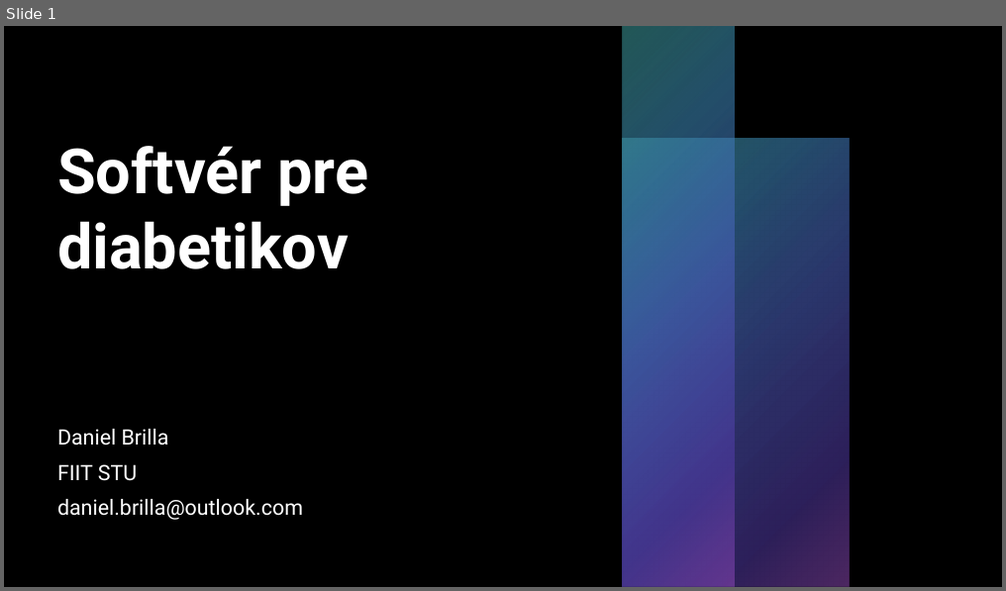
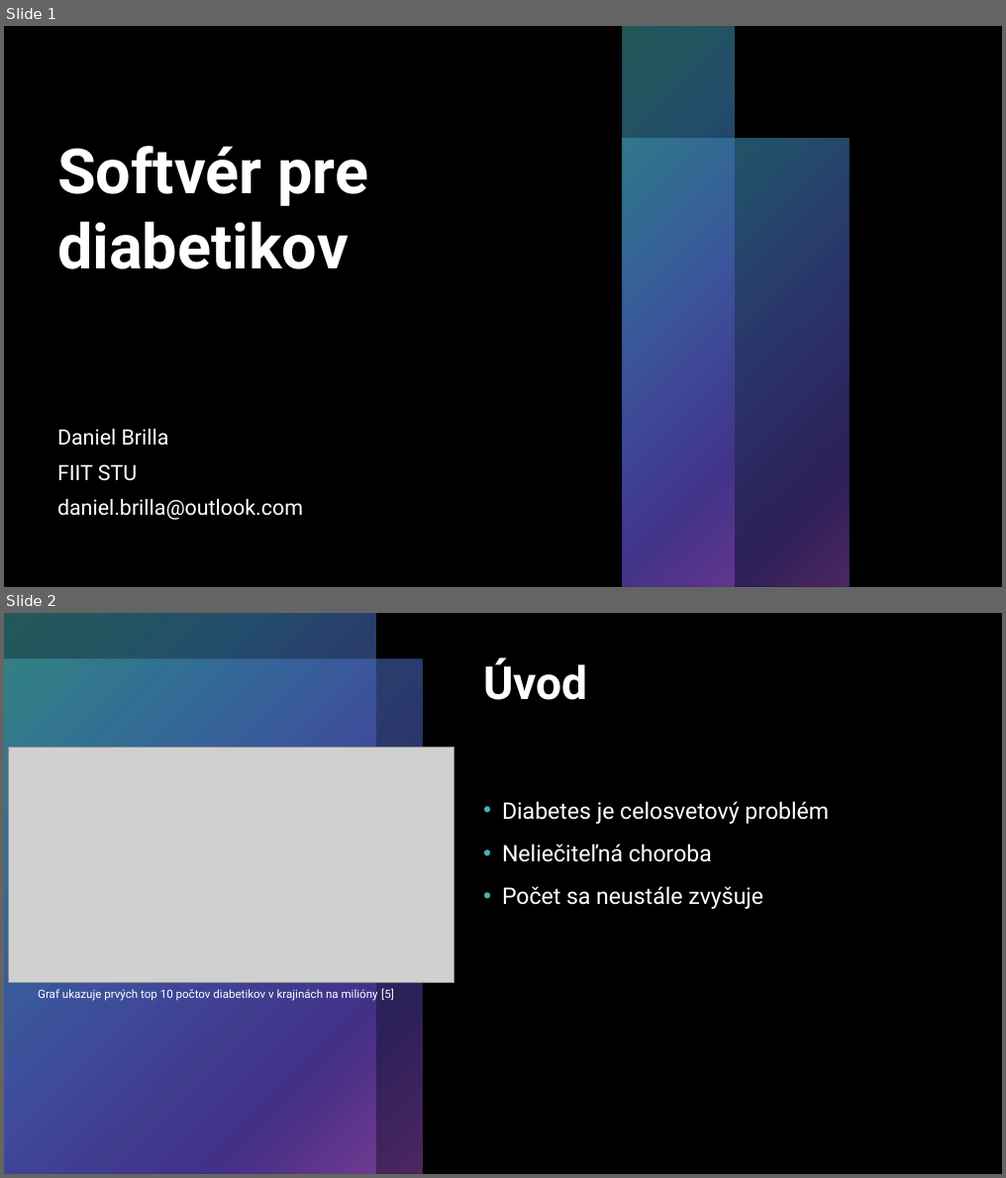
Before and after one commit to dB-Digital-Fox/MIP-clanok, a slide deck: prezentacia/Softvér pre diabetikov.pptx. Shown one above the other, each under a label of ours: slide 1 before the commit, slides 1 and 2 after it. The pictures are 1006x591 and 1006x1178 pixels, drawn with LibreOffice and Linux fonts; fonts in the diff are those of the drawing; grey boxes stand for pictures; background and template pictures are left out. Boxes give left, top, right and bottom in pixels: in the first picture for what was removed or moved away, otherwise in the second. Text is boxed around its words. In the diff, an @@ line names an element or a change of style, - is before the commit and + after.

```diff
--- a/prezentacia/Softvér pre diabetikov.pptx
+++ b/prezentacia/Softvér pre diabetikov.pptx
@@ slide 2 added at bbox=[4, 613, 1002, 1174], background #000000 @@
@@ rectangle added at bbox=[4, 613, 51, 1174], fill gradient #45AFAD to #3B82B1 to #4D63C3 to #593EB3 to #994DC3 @@
@@ rectangle added at bbox=[4, 613, 1002, 1174], fill #000000 @@
@@ rectangle added at bbox=[4, 613, 375, 1174], fill gradient #45AFAD to #3B82B1 to #4D63C3 to #593EB3 to #994DC3 @@
@@ rectangle added at bbox=[4, 660, 97, 1174], fill gradient #45AFAD to #3B82B1 to #4D63C3 to #593EB3 to #994DC3 @@
@@ rectangle added at bbox=[4, 660, 422, 1174], fill gradient #45AFAD to #3B82B1 to #4D63C3 to #593EB3 to #994DC3 @@
@@ title added at bbox=[483, 658, 588, 700], 44 pt, text #FFFFFF, bold @@
+Úvod
@@ picture added at bbox=[9, 747, 453, 983] @@
@@ text added at bbox=[502, 801, 829, 909], 22 pt, text #FFFFFF @@
+• Diabetes je celosvetový problém
+• Neliečiteľná choroba
+• Počet sa neustále zvyšuje
@@ text added at bbox=[38, 987, 394, 1001], 11 pt, text #FFFFFF @@
+Graf ukazuje prvých top 10 počtov diabetikov v krajinách na milióny [5]
```
Also in this commit, not shown: 5 slides changed, 12 other files.
